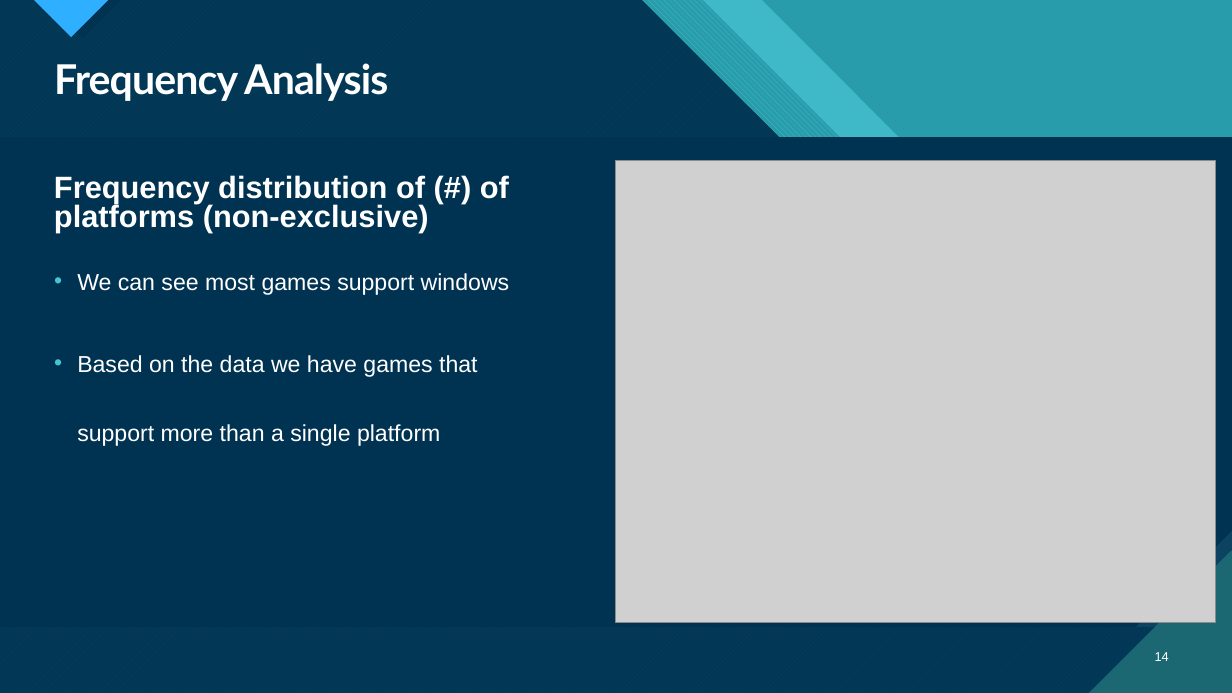
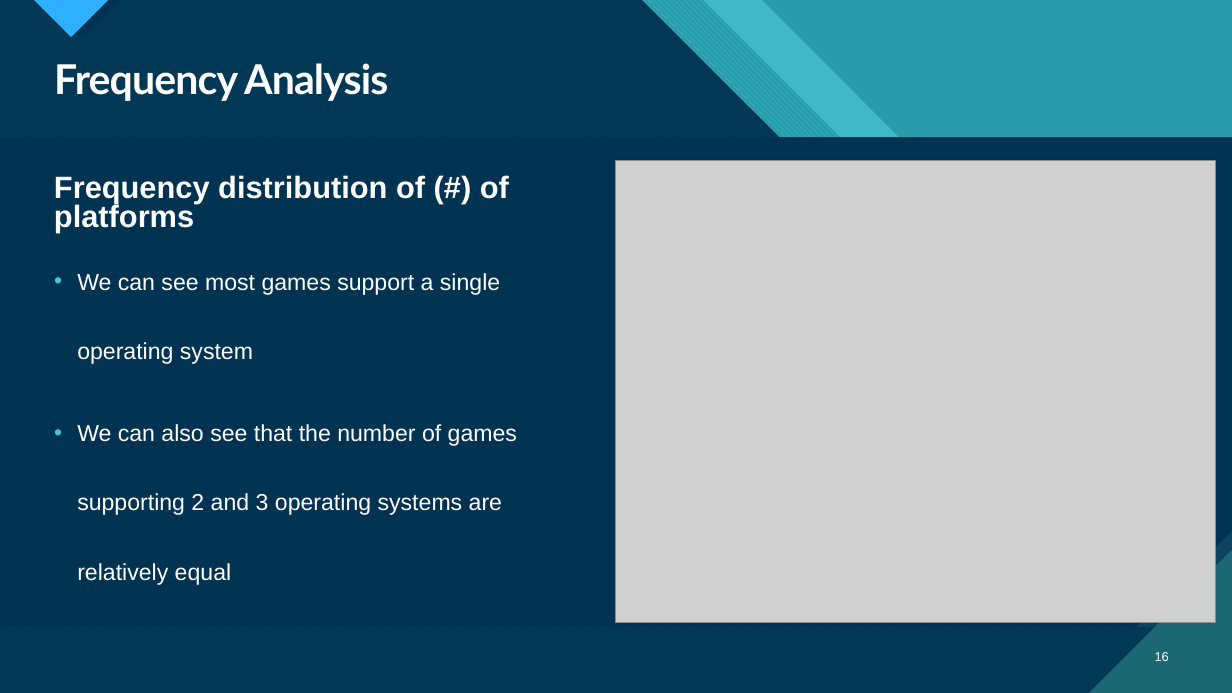
Before and after one commit to DoronF3/School-Projects, a slide deck: slide 16 of Data Science/Data Science Final Project.pptx (slide 14 before the commit). Drawn at 1232x693 pixels with LibreOffice and Linux fonts; fonts in the diff are those of the drawing; grey boxes stand for pictures. Boxes give left, top, right and bottom in pixels: in the first picture for what was removed or moved away, otherwise in the second. Text is boxed around its words. In the diff, an @@ line names an element or a change of style, - is before the commit and + after.

```diff
--- a/Data Science/Data Science Final Project.pptx
+++ b/Data Science/Data Science Final Project.pptx
@@ text at bbox=[54, 175, 509, 233]: text changed @@
-Frequency distribution of (#) of platforms (non-exclusive)
+Frequency distribution of (#) of platforms
@@ text at bbox=[77, 273, 517, 585]: text changed @@
-• We can see most games support windows
-• Based on the data we have games that support more than a single platform
+• We can see most games support a single operating system
+• We can also see that the number of games supporting 2 and 3 operating systems are relatively equal
@@ page number at bbox=[1155, 652, 1169, 661]: text changed @@
-14
+16
```
Also in this commit, not shown: 21 other slides changed, 5 slides added, 8 slides removed, 2 other files.
